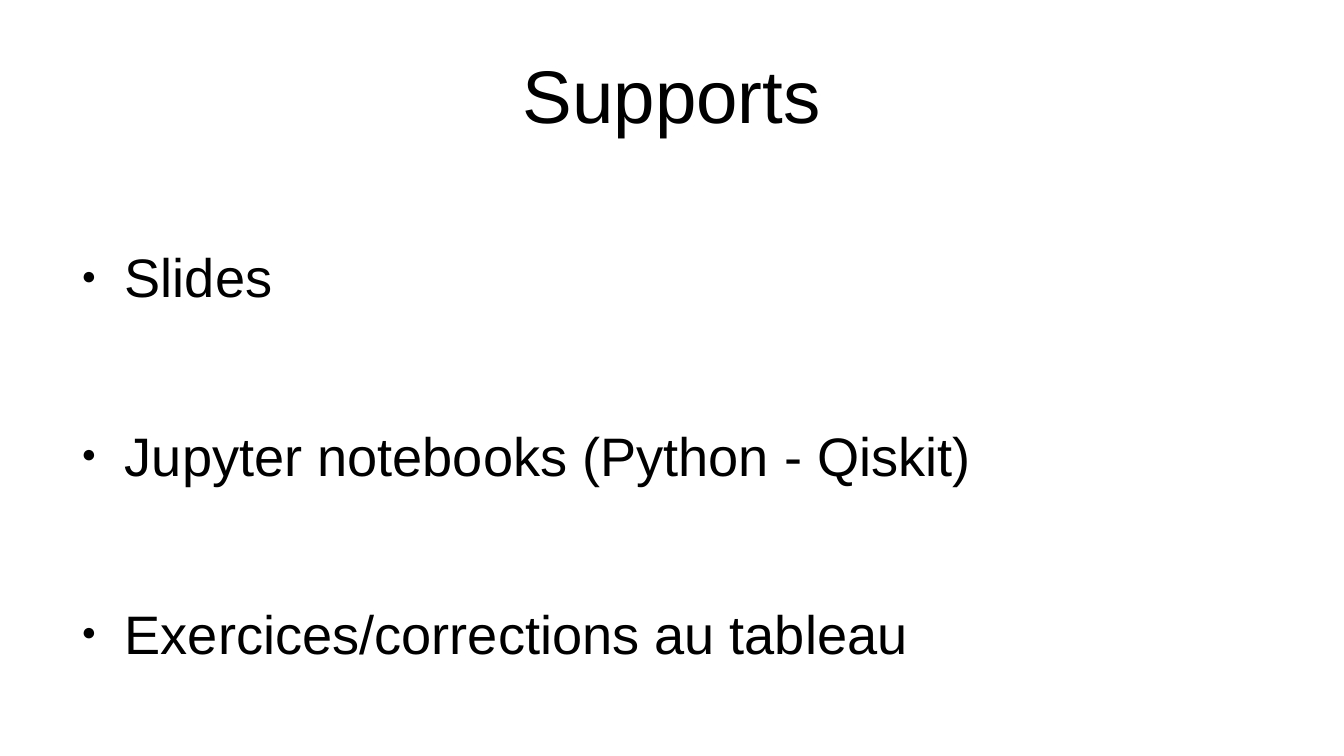
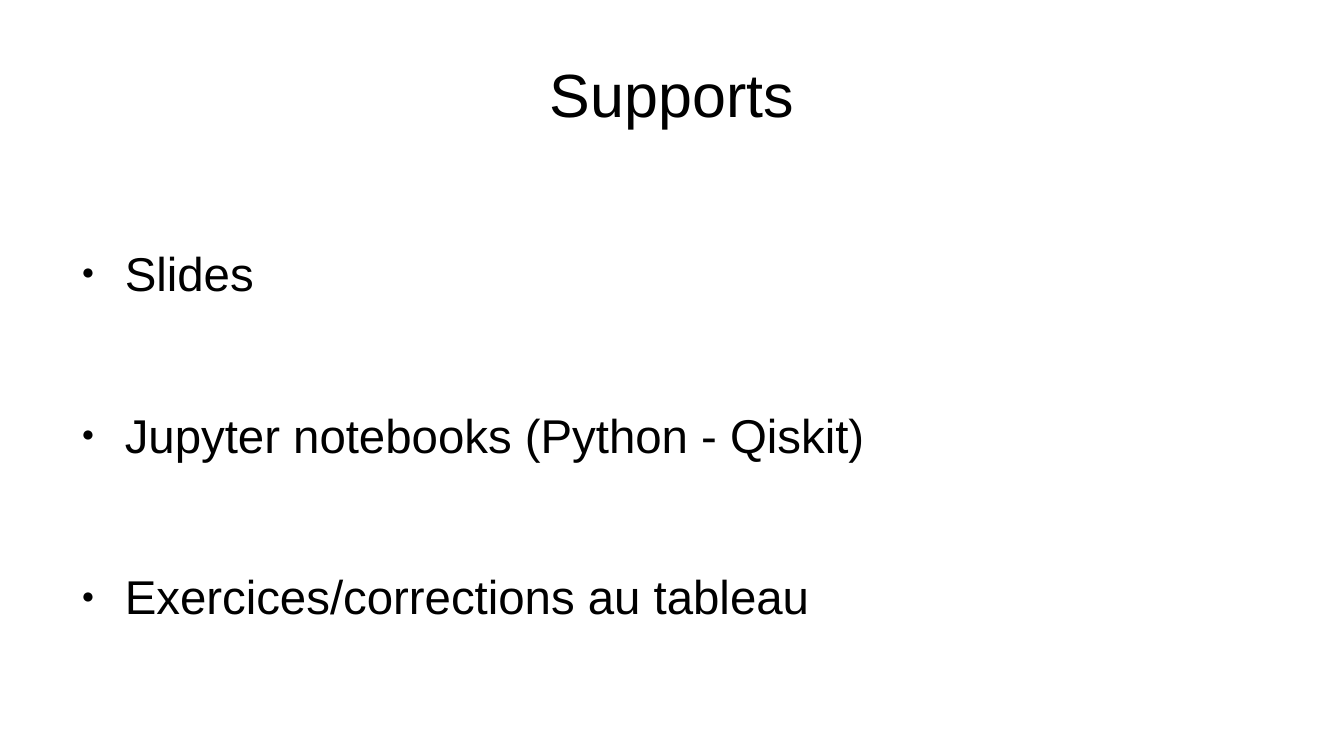
Before and after one commit to mjamotte/quantum_info_DLH, a slide deck: slide 3 of slides/entree_en_matiere.odp. Drawn at 1344x756 pixels with LibreOffice and Linux fonts; fonts in the diff are those of the drawing. Boxes give left, top, right and bottom in pixels: in the first picture for what was removed or moved away, otherwise in the second. Text is boxed around its words. In the diff, an @@ line names an element or a change of style, - is before the commit and + after.

```diff
--- a/slides/entree_en_matiere.odp
+++ b/slides/entree_en_matiere.odp
@@ title "Supports" at (550, 74, 794, 128): size 44 to 36 pt @@
@@ text "Slides" at (125, 256, 864, 615): size 32 to 28 pt @@
```
Also in this commit, not shown: 2 other slides changed, 8 other files.
